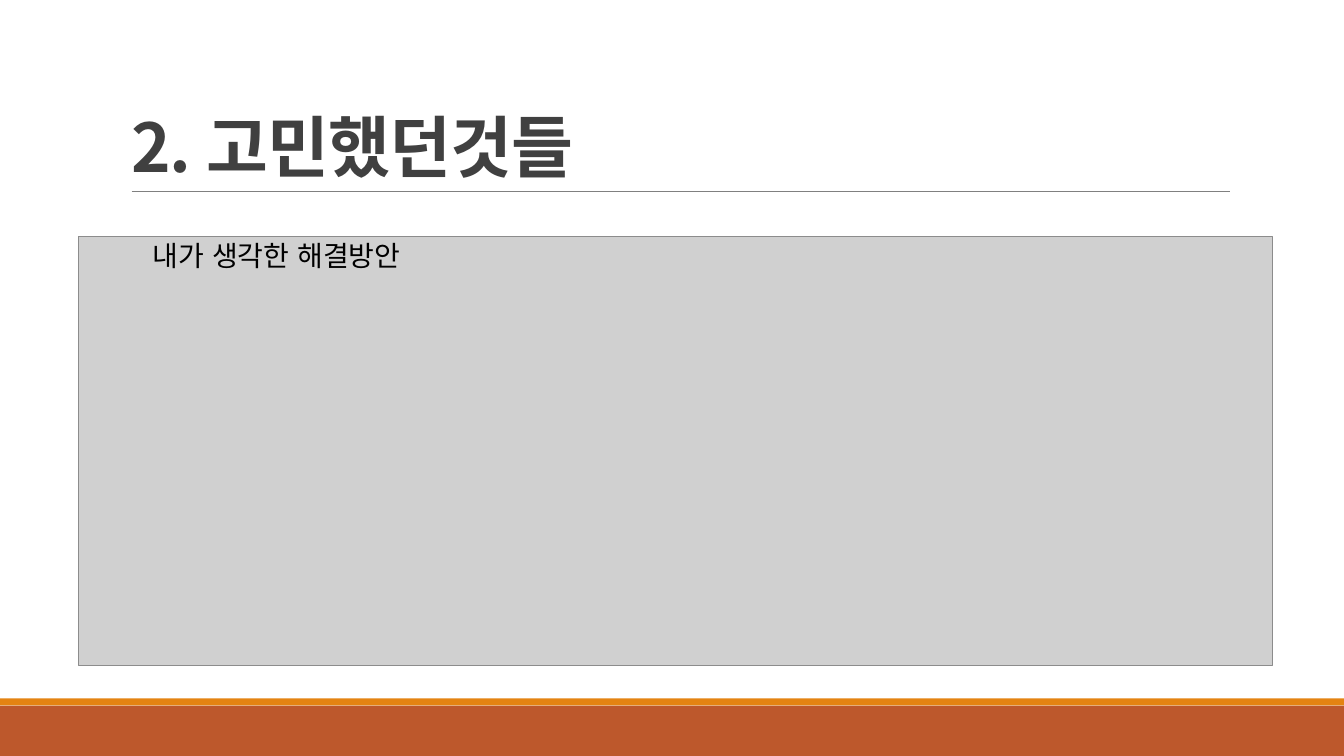
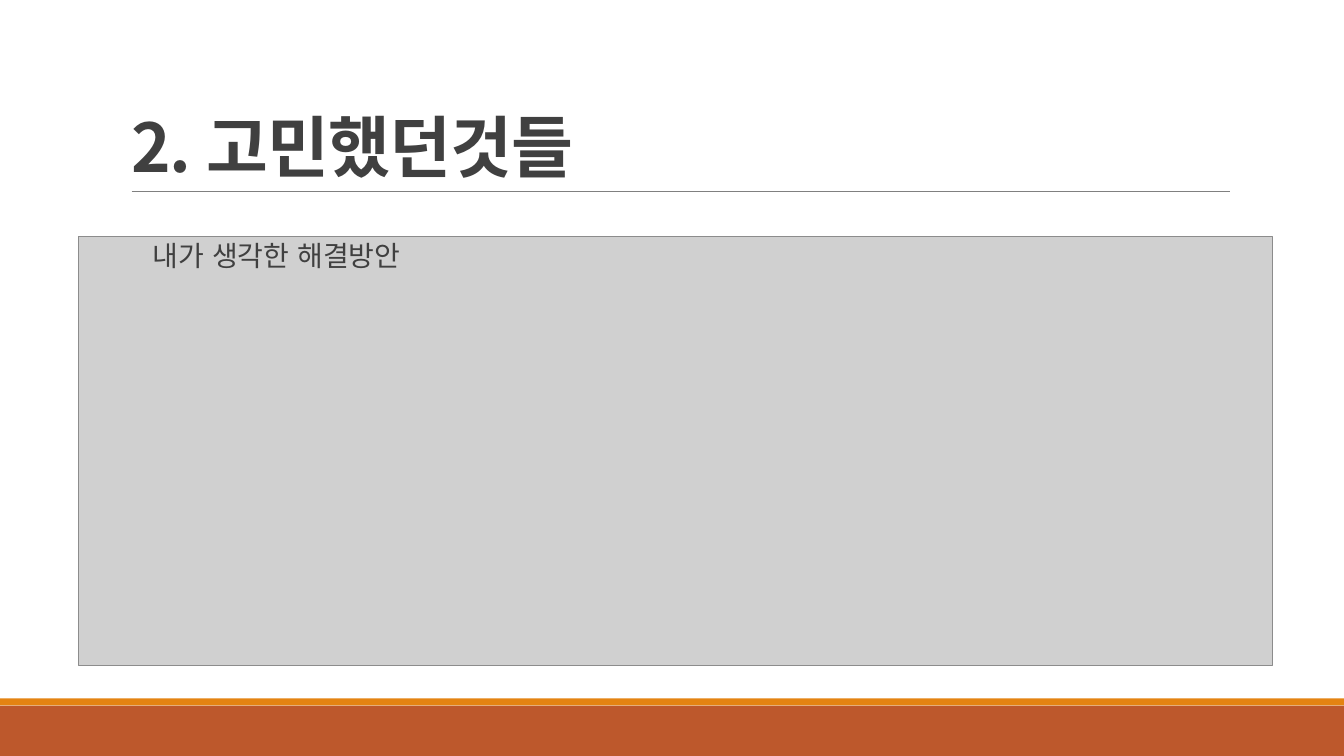
Before and after one commit to src8655/mhshop, a slide deck: slide 12 of 윤민호 발표.pptx (slide 11 before the commit). Drawn at 1344x756 pixels with LibreOffice and Linux fonts; fonts in the diff are those of the drawing; grey boxes stand for pictures. Boxes give left, top, right and bottom in pixels: in the first picture for what was removed or moved away, otherwise in the second. Text is boxed around its words. In the diff, an @@ line names an element or a change of style, - is before the commit and + after.

```diff
--- a/윤민호 발표.pptx
+++ b/윤민호 발표.pptx
@@ text "내가 생각한 해결방안" at bbox=[153, 243, 400, 268]: text colour #000000 to #404040 @@
```
Also in this commit, not shown: 3 other slides changed, 1 slide added.
